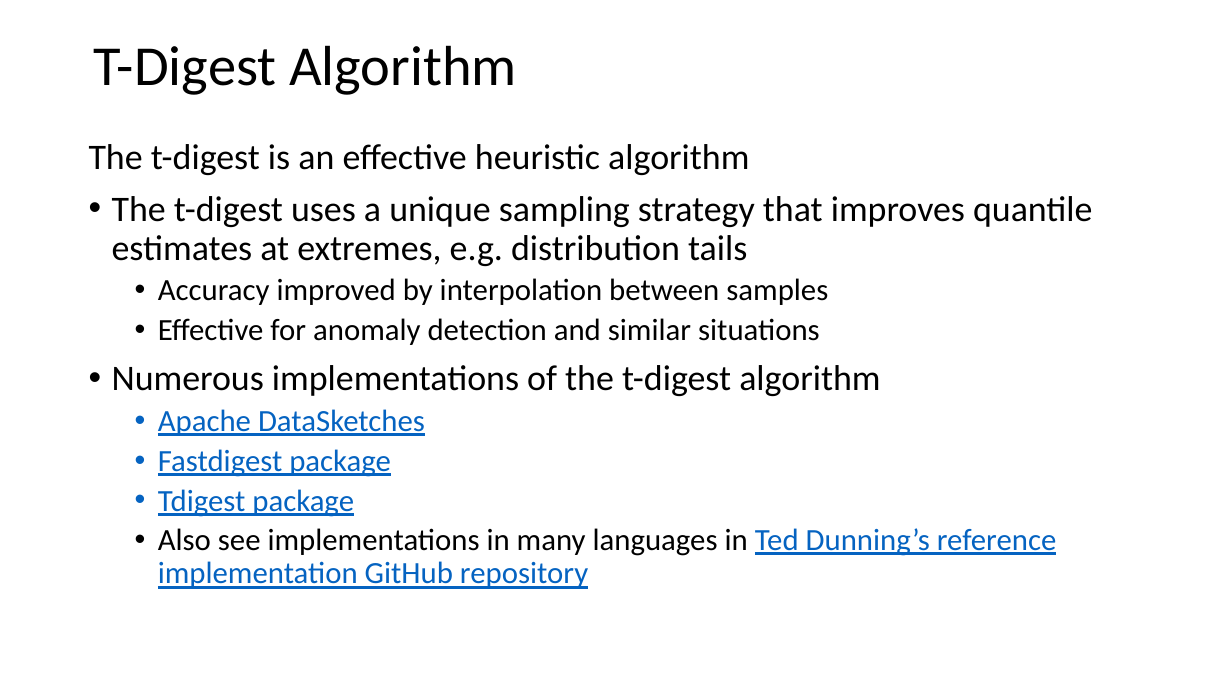
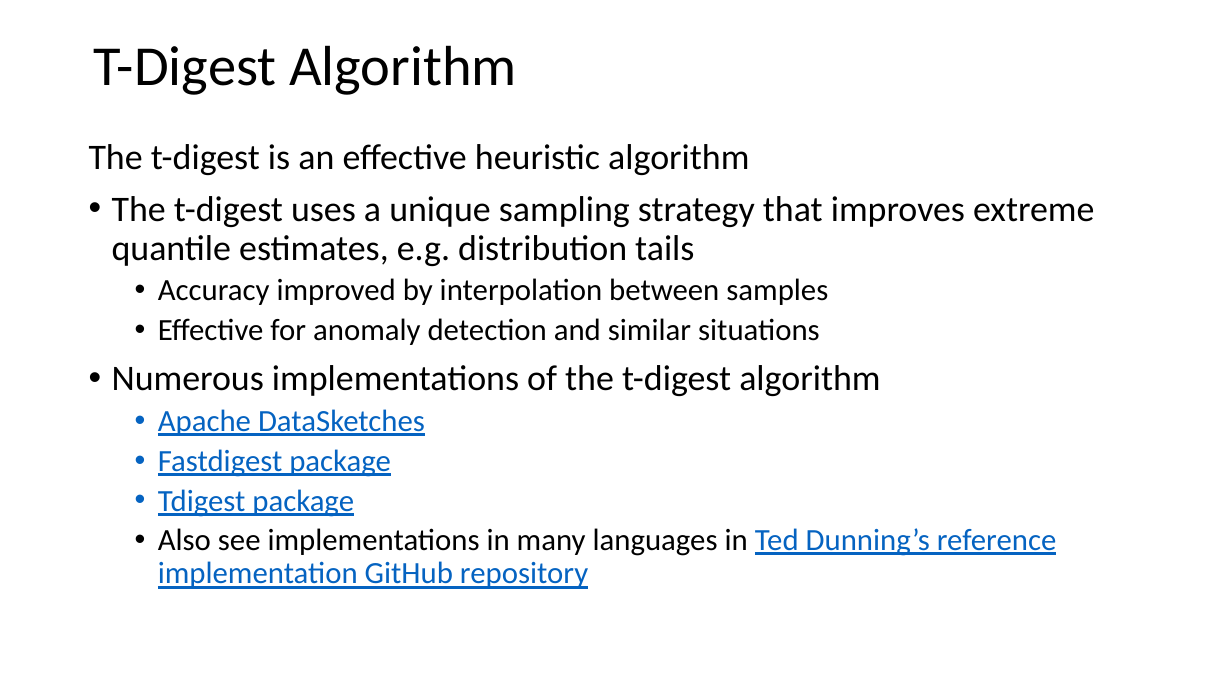
Before and after one commit to StephenElston/CSCI-E-108, a slide deck: slide 34 of slides/7_OnlineAnalytics_Part2.pptx. Drawn at 1232x693 pixels with LibreOffice and Linux fonts; fonts in the diff are those of the drawing. Boxes give left, top, right and bottom in pixels: in the first picture for what was removed or moved away, otherwise in the second. Text is boxed around its words. In the diff, an @@ line names an element or a change of style, - is before the commit and + after.

Commit message:
Typo corrections from lecture

```diff
--- a/slides/7_OnlineAnalytics_Part2.pptx
+++ b/slides/7_OnlineAnalytics_Part2.pptx
@@ text at (x1=112, y1=196, x2=1094, y2=266): text changed @@
-• The t-digest uses a unique sampling strategy that improves quantile estimates at extremes, e.g. distribution tails
+• The t-digest uses a unique sampling strategy that improves extreme quantile estimates, e.g. distribution tails
```
Also in this commit, not shown: 1 other slide changed.
